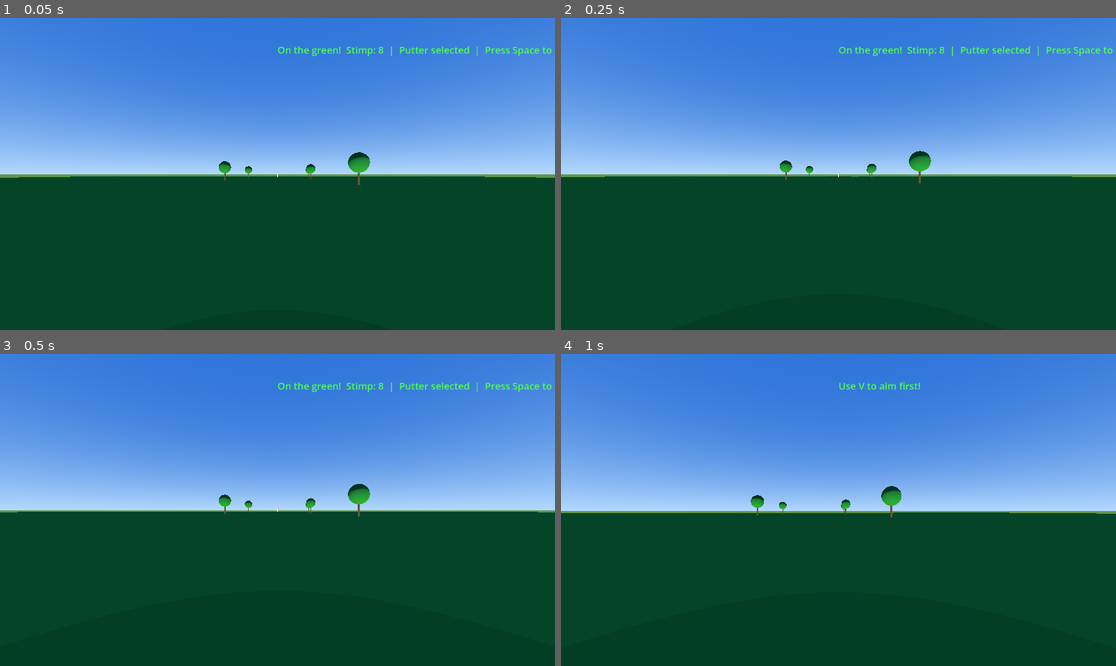
Above: before the commit, frames 1-4 (two rows, left to right).
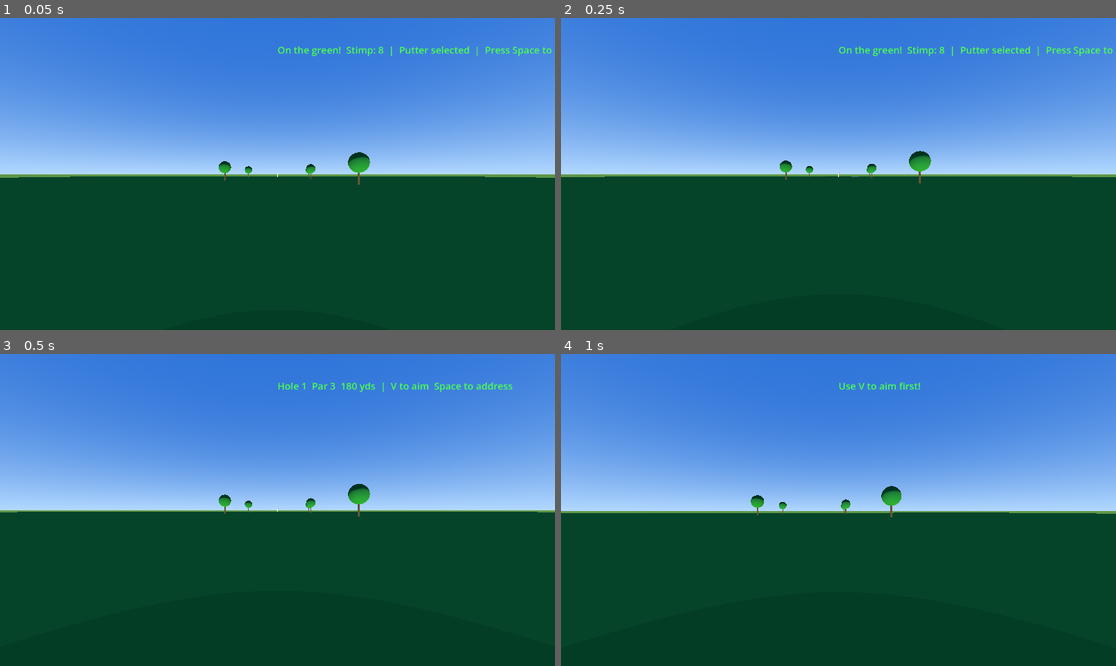
Above: after the commit, the same moments.

Repository: norsiwel/solo-golf
Game: Godot game, scene res://main.tscn
Two runs of this game, one before a commit and one after it. Both use one fixed random seed, a clock stepped at 60 frames per second and the inputs below.
Inputs (mouse positions are in pixels of both pictures, inside the frame that each line leads up to):
- Up to frame 1 (0.05 s): no input
- Up to frame 2 (0.25 s): no input
- Up to frame 3 (0.5 s): no input
- Up to frame 4 (1 s): tap Space at 0.5, 0.77 s; move the mouse to (866, 510) at 0.52 s; hold Up from 0.53 s (still down); tap Tab at 0.6 s; click (866, 510) at 0.67 s

Frames 1-2 are identical in both runs. In frame 3, 0.6% of the frame differs, in the area x 50-100%, y 9-13%; in frame 4, nothing differs.

Commit message:
putter rolls on ground - tee Area3D node - tee/green distinction fixed

Diff:
--- a/ball.gd
+++ b/ball.gd
@@ -1,11 +1,13 @@
 extends Node3D
 
-# Ball flight parameters - set before calling launch()
+# Ball flight parameters
 var power := 0.0
 var accuracy := 0.0
-var draw_fade := 0.0   # -1 draw, 0 straight, 1 fade
-var loft := 0.0        # -1 low, 0 normal, 1 high
+var draw_fade := 0.0
+var loft := 0.0
 var club_yards := 240.0
+var is_putt := false
+var stimp := 8.0
 
 # Internal state
 enum BallState { IDLE, FLYING, ROLLING, HOLING, STOPPED }
@@ -16,21 +18,21 @@
 var land_pos := Vector3.ZERO
 var roll_dir := Vector3.ZERO
 var current_max_distance_meters := 220.0
-var cup_pos := Vector3.ZERO       # set from green node
-var hole_timer := 0.0             # animation timer for drop
+var cup_pos := Vector3.ZERO
+var hole_timer := 0.0
+
 signal ball_holed
+signal ball_stopped(position: Vector3, in_bunker: bool)
 
 # Tracer
 var tracer_points: Array[Vector3] = []
 var tracer_mesh: ImmediateMesh
 var tracer_instance: MeshInstance3D
 
-# Constants
 const YARDS_TO_METERS := 0.9144
 const BASE_ROLLOUT := 0.10
-const FLIGHT_SPEED := 2.5           # how fast we animate the flight
-
-signal ball_stopped(position: Vector3, in_bunker: bool)
+const FLIGHT_SPEED := 2.5
+const PUTT_SPEED := 1.5  # slower roll animation for putting
 
 func _ready():
 	_setup_tracer()
@@ -44,31 +46,28 @@
 	mat.albedo_color = Color(1, 1, 1, 0.8)
 	mat.shading_mode = BaseMaterial3D.SHADING_MODE_UNSHADED
 	tracer_instance.material_override = mat
-
-	# The tracer points are global-world points, so keep the tracer in the main scene,
-	# not as a moving child of the ball.
 	var scene = get_tree().current_scene
 	if scene:
 		scene.call_deferred("add_child", tracer_instance)
 	else:
 		call_deferred("add_child", tracer_instance)
 
-func launch(from: Vector3, p_power: float, p_accuracy: float, p_draw_fade: float, p_loft: float, aim_target: Vector3, p_club_yards: float):
+func launch(from: Vector3, p_power: float, p_accuracy: float, p_draw_fade: float, p_loft: float, aim_target: Vector3, p_club_yards: float, p_is_putt: bool = false, p_stimp: float = 8.0):
 	power = p_power
 	accuracy = p_accuracy
 	draw_fade = p_draw_fade
 	loft = p_loft
 	club_yards = p_club_yards
+	is_putt = p_is_putt
+	stimp = p_stimp
 	current_max_distance_meters = club_yards * YARDS_TO_METERS
 
 	global_position = from
 	start_pos = from
-	state = BallState.FLYING
 	time_in_flight = 0.0
 	tracer_points.clear()
 	visible = true
 
-	# Calculate landing position from the locked aim point, not camera-facing yaw.
 	var forward = aim_target - from
 	forward.y = 0.0
 	if forward.length() < 0.01:
@@ -77,16 +76,32 @@
 	forward = forward.normalized()
 	var right = Vector3(forward.z, 0.0, -forward.x).normalized()
 
-	var distance = power * current_max_distance_meters
-	var accuracy_error = (1.0 - accuracy) * 15.0
-	var curve_offset = draw_fade * distance * 0.12
-	var total_lateral = curve_offset + (accuracy_error * (randf() - 0.5) * 2.0)
-
-	land_pos = from + forward * distance + right * total_lateral
-	land_pos.y = 0.025
-
-	roll_dir = (land_pos - from).normalized()
-	roll_dir.y = 0.0
+	if is_putt:
+		# Putting - no flight, goes straight to rolling on ground
+		# Stimp 8 = medium speed. Max putt distance scales with stimp and power
+		# Full power on stimp 8 = ~10 meters, stimp 12 = ~15 meters
+		var max_putt_meters = (stimp / 8.0) * 10.0
+		var distance = power * max_putt_meters
+		# Putting accuracy error is much smaller - within ~0.5m at worst
+		var accuracy_error = (1.0 - accuracy) * 0.8
+		var total_lateral = accuracy_error * (randf() - 0.5) * 2.0
+		land_pos = from + forward * distance + right * total_lateral
+		land_pos.y = 0.025
+		roll_dir = (land_pos - from).normalized()
+		roll_dir.y = 0.0
+		state = BallState.ROLLING  # skip flying entirely
+		scale = Vector3(1.0, 1.0, 1.0)
+	else:
+		# Normal shot - full arc flight
+		var distance = power * current_max_distance_meters
+		var accuracy_error = (1.0 - accuracy) * 15.0
+		var curve_offset = draw_fade * distance * 0.12
+		var total_lateral = curve_offset + (accuracy_error * (randf() - 0.5) * 2.0)
+		land_pos = from + forward * distance + right * total_lateral
+		land_pos.y = 0.025
+		roll_dir = (land_pos - from).normalized()
+		roll_dir.y = 0.0
+		state = BallState.FLYING
 
 func _process(delta):
 	if state == BallState.IDLE or state == BallState.STOPPED:
@@ -104,7 +119,6 @@
 		var loft_mult = 1.0 + loft * 0.6
 		var peak_height = base_height * loft_mult
 		var arc_y = peak_height * 4.0 * t * (1.0 - t)
-
 		var new_pos = start_pos.lerp(land_pos, t)
 		new_pos.y = land_pos.y + arc_y
 
@@ -119,42 +133,53 @@
 		_draw_tracer()
 
 	elif state == BallState.ROLLING:
-		var rollout_pct = BASE_ROLLOUT
-		if loft < -0.15:
-			rollout_pct = 0.18
-		elif loft > 0.15:
-			rollout_pct = 0.04
-		# Check if landed in bunker - reduces rollout significantly
-		var in_bunker = _check_bunker()
-		if in_bunker:
-			rollout_pct = 0.02  # sand kills the roll
-		var roll_distance = power * current_max_distance_meters * rollout_pct
-		var roll_speed = roll_distance * 0.8
-
-		global_position += roll_dir * roll_speed * delta
-		roll_speed = move_toward(roll_speed, 0, roll_speed * delta * 2.0)
-
-		var dist_rolled = global_position.distance_to(land_pos)
-		if dist_rolled >= roll_distance or roll_speed <= 0.01:
-			# Check if near the cup before fully stopping
+		var in_bunker := false
+		var roll_distance: float
+		var roll_speed: float
+
+		if is_putt:
+			# Putting roll - smooth deceleration, stays on ground
+			roll_distance = start_pos.distance_to(land_pos)
+			var progress = global_position.distance_to(start_pos) / max(roll_distance, 0.01)
+			# Ease out - fast start slow finish like a real putt
+			roll_speed = clamp((1.0 - progress) * roll_distance * PUTT_SPEED, 0.01, 20.0)
+			global_position += roll_dir * roll_speed * delta
+			global_position.y = 0.025  # keep on ground
+			scale = Vector3(1.0, 1.0, 1.0)
+		else:
+			# Normal shot rollout
+			var rollout_pct = BASE_ROLLOUT
+			if loft < -0.15:
+				rollout_pct = 0.18
+			elif loft > 0.15:
+				rollout_pct = 0.04
+			in_bunker = _check_bunker()
+			if in_bunker:
+				rollout_pct = 0.02
+			roll_distance = power * current_max_distance_meters * rollout_pct
+			roll_speed = roll_distance * 0.8
+			global_position += roll_dir * roll_speed * delta
+			roll_speed = move_toward(roll_speed, 0, roll_speed * delta * 2.0)
+
+		var dist_rolled = global_position.distance_to(start_pos if is_putt else land_pos)
+		var stop_dist = start_pos.distance_to(land_pos) if is_putt else (power * current_max_distance_meters * BASE_ROLLOUT)
+
+		if dist_rolled >= stop_dist or roll_speed <= 0.01:
 			if cup_pos != Vector3.ZERO:
 				var dist_to_cup = Vector2(global_position.x, global_position.z).distance_to(
 					Vector2(cup_pos.x, cup_pos.z))
 				if dist_to_cup < 1.5:
-					# Close enough - roll into cup!
 					state = BallState.HOLING
 					hole_timer = 0.0
 					return
 			state = BallState.STOPPED
-			scale = Vector3(2.0, 2.0, 2.0)
+			if not is_putt:
+				scale = Vector3(2.0, 2.0, 2.0)
 			emit_signal("ball_stopped", global_position, in_bunker)
 
 	elif state == BallState.HOLING:
 		hole_timer += delta
-		# Slide toward cup center
-		var t = clamp(hole_timer / 0.6, 0.0, 1.0)
-		global_position = global_position.lerp(cup_pos, t * delta * 5.0)
-		# Shrink and drop into hole
+		global_position = global_position.lerp(cup_pos, hole_timer * delta * 5.0)
 		var s = clamp(1.0 - (hole_timer / 0.5), 0.05, 2.0) * 2.0
 		scale = Vector3(s, s, s)
 		global_position.y = cup_pos.y - (hole_timer * 0.3)
@@ -169,7 +194,8 @@
 		var bunker = scene.get_node_or_null(bunker_name)
 		if bunker:
 			var bunker_pos = bunker.global_position
-			var bunker_col = bunker.get_node_or_null("Bunker1Collision") if bunker_name == "Bunker1Area" else bunker.get_node_or_null("Bunker2Collision")
+			var col_name = "Bunker1Collision" if bunker_name == "Bunker1Area" else "Bunker2Collision"
+			var bunker_col = bunker.get_node_or_null(col_name)
 			if bunker_col and bunker_col.shape:
 				var shape_size = bunker_col.shape.size
 				var local_pos = global_position - bunker_pos
@@ -185,12 +211,12 @@
 		return
 	tracer_mesh.surface_begin(Mesh.PRIMITIVE_LINE_STRIP)
 	for pt in tracer_points:
-		# Convert world-space shot points into the tracer's local space.
 		tracer_mesh.surface_add_vertex(tracer_instance.to_local(pt))
 	tracer_mesh.surface_end()
 
 func reset():
 	state = BallState.IDLE
+	is_putt = false
 	tracer_points.clear()
 	if tracer_mesh:
 		tracer_mesh.clear_surfaces()
--- a/main.tscn
+++ b/main.tscn
@@ -2,6 +2,7 @@
 
 [ext_resource type="Script" uid="uid://bagc1rj48iic7" path="res://player.gd" id="1_player"]
 [ext_resource type="Script" path="res://green.gd" id="2_green"]
+[ext_resource type="Script" path="res://tee.gd" id="3_tee"]
 
 [sub_resource type="PlaneMesh" id="PlaneMesh_ground"]
 size = Vector2(400, 400)
@@ -95,6 +96,10 @@
 [sub_resource type="StandardMaterial3D" id="Material_teebox"]
 albedo_color = Color(0.15, 0.5, 0.12, 1)
 
+[sub_resource type="CylinderShape3D" id="CylinderShape3D_teebox"]
+radius = 4.0
+height = 0.5
+
 [sub_resource type="CylinderShape3D" id="CylinderShape3D_trunk"]
 radius = 0.3
 height = 4.0
@@ -142,6 +147,13 @@
 mesh = SubResource("CylinderMesh_teebox")
 surface_material_override/0 = SubResource("Material_teebox")
 
+[node name="TeeArea" type="Area3D" parent="."]
+transform = Transform3D(1, 0, 0, 0, 1, 0, 0, 0, 1, 0, 0.3, 0)
+script = ExtResource("3_tee")
+
+[node name="TeeCollision" type="CollisionShape3D" parent="TeeArea"]
+shape = SubResource("CylinderShape3D_teebox")
+
 [node name="Tee" type="MeshInstance3D" parent="."]
 transform = Transform3D(1, 0, 0, 0, 1, 0, 0, 0, 1, 0, 0.03, -1.0)
 mesh = SubResource("CylinderMesh_tee")
--- a/player.gd
+++ b/player.gd
@@ -236,11 +236,18 @@
 		green_node.connected_player = self
 		green_node.connect("ball_holed_out", _on_ball_holed_out)
 
+func on_player_at_tee(hole: int, par: int, yardage: int):
+	# Reset putting mode when back on tee
+	on_green = false
+	address_screen.set_putting_mode(false)
+	$HUD/AimLabel.text = "Hole %d  Par %d  %d yds  |  V to aim  Space to address" % [hole, par, yardage]
+
 func on_ball_entered_green(stimp: float, cup_world_pos: Vector3):
 	on_green = true
 	# Tell the ball where the cup is so it can roll in
 	if ball:
 		ball.cup_pos = cup_world_pos
+		ball.stimp = stimp
 	$HUD/AimLabel.text = "On the green!  Stimp: %.0f  |  Putter selected  |  Press Space to putt" % stimp
 	address_screen.set_putting_mode(true, stimp)
 
@@ -282,17 +289,22 @@
 	var launch_pos = ball.global_position
 	ball.connect("ball_stopped", _on_ball_stopped, CONNECT_ONE_SHOT)
 	var club_yards = float(club.get("full_yards", 240))
-	ball.launch(launch_pos, p_power, p_accuracy, p_draw_fade, p_loft, aim_point, club_yards)
+	var p_is_putt = club.get("name", "") == "Putter"
+	var p_stimp = ball.stimp if p_is_putt else 8.0
+	ball.launch(launch_pos, p_power, p_accuracy, p_draw_fade, p_loft, aim_point, club_yards, p_is_putt, p_stimp)
 	var msg = $HUD/AimLabel
-	msg.text = "Shot %d! %s %dy  Pwr:%d%%  Acc:%d%%  %s  Loft:%s" % [
-		stroke_count,
-		str(club.get("name", "Club")),
-		int(club_yards),
-		int(p_power * 100),
-		int(p_accuracy * 100),
-		"Draw" if p_draw_fade < -0.1 else ("Fade" if p_draw_fade > 0.1 else "Straight"),
-		"Hi" if p_loft > 0.1 else ("Lo" if p_loft < -0.1 else "Mid")
-	]
+	if p_is_putt:
+		msg.text = "Putt %d!  Pwr:%d%%  Acc:%d%%" % [stroke_count, int(p_power * 100), int(p_accuracy * 100)]
+	else:
+		msg.text = "Shot %d! %s %dy  Pwr:%d%%  Acc:%d%%  %s  Loft:%s" % [
+			stroke_count,
+			str(club.get("name", "Club")),
+			int(club_yards),
+			int(p_power * 100),
+			int(p_accuracy * 100),
+			"Draw" if p_draw_fade < -0.1 else ("Fade" if p_draw_fade > 0.1 else "Straight"),
+			"Hi" if p_loft > 0.1 else ("Lo" if p_loft < -0.1 else "Mid")
+		]
 
 func _on_ball_stopped(pos: Vector3, in_bunker: bool):
 	var dist_yards = global_position.distance_to(pos) * 1.094
--- /dev/null
+++ b/tee.gd
@@ -0,0 +1,24 @@
+extends Area3D
+
+@export var hole_number := 1
+@export var par := 3
+@export var yardage := 180
+
+var connected_player = null
+
+signal player_on_tee
+
+func _ready():
+	connect("body_entered", _on_body_entered)
+	connect("body_exited", _on_body_exited)
+
+func _on_body_entered(body):
+	if body is CharacterBody3D:
+		connected_player = body
+		emit_signal("player_on_tee")
+		if connected_player.has_method("on_player_at_tee"):
+			connected_player.on_player_at_tee(hole_number, par, yardage)
+
+func _on_body_exited(body):
+	if body is CharacterBody3D:
+		connected_player = null
